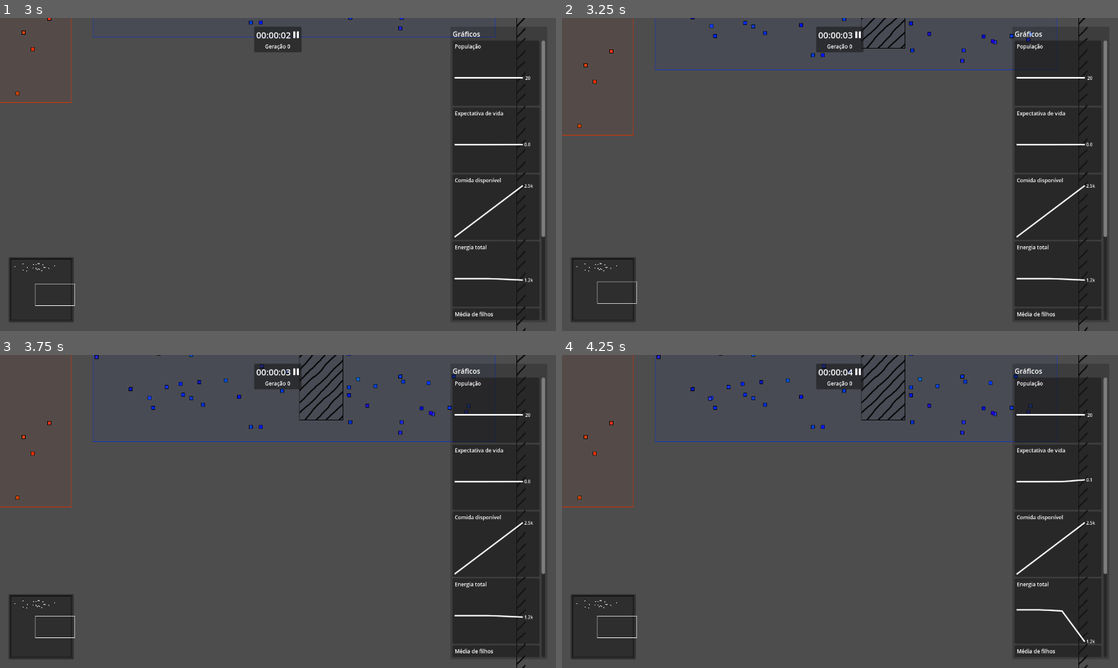
Above: before the commit, frames 1-4 (two rows, left to right).
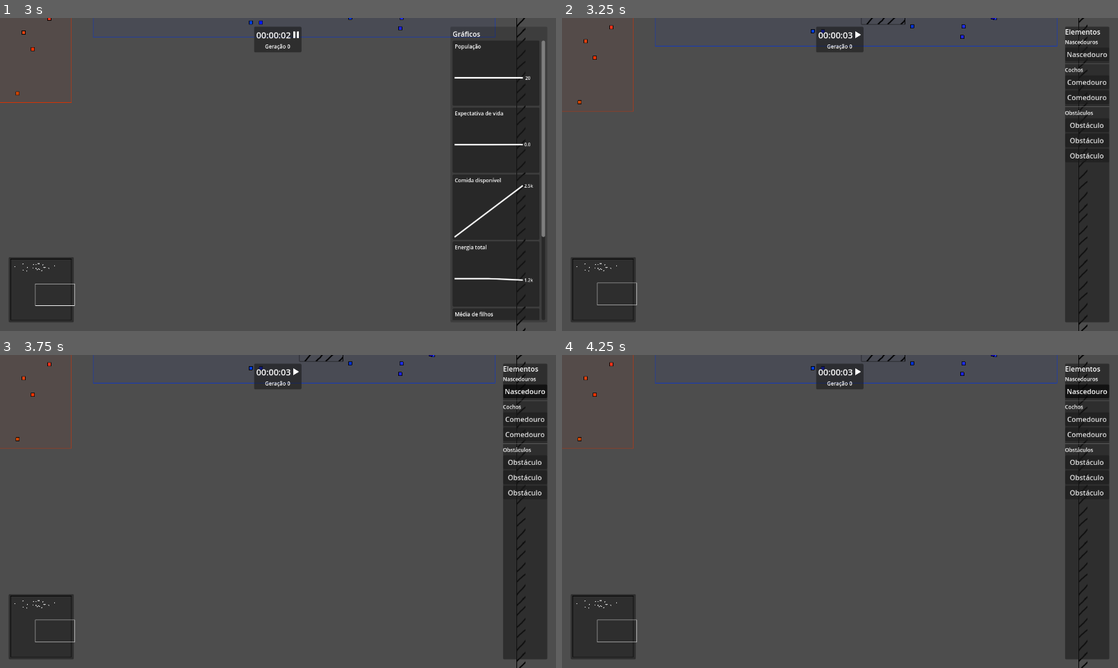
Above: after the commit, the same moments.

Repository: rodrigo-borges/attract-repel
Game: Godot game, scene res://world/world.tscn
The game is run twice, just before and just after one commit, with the same random seed, the same clock (stepped at 60 frames per second) and the same inputs. The project has no main scene, so this scene is started directly.
Inputs (mouse positions are in pixels of both pictures, inside the frame that each line leads up to):
- Up to frame 1 (3 s): tap Enter at 0.5 s; move the mouse to (400, 158) at 0.52 s; hold D (right) 0.53-1.28 s; hold F (follow) 0.53-1.28 s; click (400, 158) at 0.8 s; move the mouse to (166, 190) at 1.27 s; hold S (down) 1.28-2.03 s; click (166, 190) at 1.35 s; tap Mouse wheel up (zoom_in) at 1.55 s; move the mouse to (333, 105) at 2.02 s; hold D (right) 2.03-2.78 s; hold Mouse wheel up (zoom_in) 2.03-2.78 s; tap Mouse wheel down (zoom_out) at 2.3, 2.85 s; move the mouse to (250, 237) at 2.77 s; hold W (up) from 2.78 s (still down)
- Up to frame 2 (3.25 s): keep holding W (up); tap Tab (toggle_game_mode, bound only after the commit) at 3.05 s
- Up to frame 3 (3.75 s): release W (up) at 3.5 s; click (522, 392) at 3.5 s, where only the run after the commit has a clickable "Nascedouro"
- Up to frame 4 (4.25 s): no input

Frame 1 is identical in both runs. In frame 2, 10% of the frame differs, in the area x 0-99%, y 0-100%; in frame 3, 11%; in frame 4, 11%.

Commit message:
Permite selecionar, mover e deformar elementos do mundo

Diff:
--- a/camera/camera.gd
+++ b/camera/camera.gd
@@ -1,5 +1,7 @@
 extends Camera2D
 class_name Camera
+
+signal zoom_changed()
 
 @export var zoom_enabled:bool = true
 @export var zoom_intensity:float = 1.3
@@ -48,12 +50,14 @@
 				tween.tween_property(self, "zoom", zoom*zoom_intensity, zoom_duration).set_trans(Tween.TRANS_CUBIC)
 			else:
 				zoom *= zoom_intensity
+			zoom_changed.emit()
 		elif event.is_action_pressed("zoom_out"):
 			if Engine.time_scale > 0.:
 				var tween:Tween = get_tree().create_tween()
 				tween.tween_property(self, "zoom", zoom/zoom_intensity, zoom_duration).set_trans(Tween.TRANS_CUBIC)
 			else:
 				zoom /= zoom_intensity
+			zoom_changed.emit()
 	if drag_enabled:
 		if event.is_action_pressed("middle_click"):
 			moving = true
--- a/creature_spawner/creature_spawner.gd
+++ b/creature_spawner/creature_spawner.gd
@@ -13,6 +13,10 @@
 func _draw() -> void:
 	draw_rect(data.area, data.color_mean*Color(1.,1.,1.,.05))
 	draw_rect(data.area, data.color_mean, false)
+
+func update() -> void:
+	if data != null:
+		queue_redraw()
 
 func spawn_creatures() -> void:
 	for _i in data.amount:
--- /dev/null
+++ b/editable_rect/editable_rect.gd
@@ -0,0 +1,106 @@
+extends Node2D
+class_name EditableRect
+
+static var scene_path:String = "res://editable_rect/editable_rect.tscn"
+
+signal started_editing()
+signal rect_updated()
+
+@export var rect:Rect2
+@export var color:Color
+@export var camera_zoom:Vector2 = Vector2.ONE
+@onready var handles:Dictionary[String, CollisionObject2D] = {
+    "NW":find_child("HandleNW"), "NE":find_child("HandleNE"),
+    "SE":find_child("HandleSE"), "SW":find_child("HandleSW")}
+@onready var dragger:CollisionObject2D = find_child("Dragger")
+var hovered_element:CollisionObject2D
+var selected_element:CollisionObject2D
+var scaling:bool
+var x_affected:CollisionObject2D
+var y_affected:CollisionObject2D
+var dragging:bool
+var previous_mouse_position:Vector2
+
+
+func _ready() -> void:
+    for h in handles:
+        handles[h].mouse_entered.connect(_on_mouse_entered_element.bind(handles[h]))
+        handles[h].mouse_exited.connect(_on_mouse_exited_element.bind(handles[h]))
+    dragger.mouse_entered.connect(_on_mouse_entered_element.bind(dragger))
+    dragger.mouse_exited.connect(_on_mouse_exited_element.bind(dragger))
+    update()
+
+func _process(_delta:float) -> void:
+    if dragging or scaling:
+        var mouse_position:Vector2 = get_viewport().get_mouse_position()
+        var dist:Vector2 = (mouse_position - previous_mouse_position) / camera_zoom
+        if dragging:
+            handles["NW"].position += dist
+            handles["SE"].position += dist
+        if scaling:
+            x_affected.position.x += dist.x
+            y_affected.position.y += dist.y
+        update_rect_from_handles()
+        update()
+        queue_redraw()
+    previous_mouse_position = get_viewport().get_mouse_position()
+
+func _unhandled_input(event:InputEvent) -> void:
+    if event.is_action_pressed("left_click"):
+        if hovered_element != null:
+            selected_element = hovered_element
+            if selected_element == dragger:
+                dragging = true
+            else:
+                scaling = true
+                var scaling_ref:String = handles.find_key(selected_element)
+                match scaling_ref:
+                    "NW":
+                        x_affected = handles["NW"]
+                        y_affected = handles["NW"]
+                    "NE":
+                        x_affected = handles["SE"]
+                        y_affected = handles["NW"]
+                    "SE":
+                        x_affected = handles["SE"]
+                        y_affected = handles["SE"]
+                    "SW":
+                        x_affected = handles["NW"]
+                        y_affected = handles["SE"]
+            started_editing.emit()
+    if event.is_action_released("left_click"):
+        if dragging or scaling:
+            rect = rect.abs()
+            update()
+            rect_updated.emit()
+            selected_element = null
+            dragging = false
+            scaling = false
+
+func _draw() -> void:
+    draw_rect(rect, color, false)
+
+func update() -> void:
+    handles["NW"].set_position(Vector2(rect.position.x, rect.position.y))
+    handles["NE"].set_position(Vector2(rect.end.x, rect.position.y))
+    handles["SE"].set_position(Vector2(rect.end.x, rect.end.y))
+    handles["SW"].set_position(Vector2(rect.position.x, rect.end.y))
+    dragger.set_position(rect.position + rect.size/2.)
+
+func update_rect_from_handles() -> void:
+    rect.position = handles["NW"].position
+    rect.end = handles["SE"].position
+
+func _on_mouse_entered_element(element:CollisionObject2D) -> void:
+    if hovered_element == null and element != null:
+        hovered_element = element
+
+func _on_mouse_exited_element(element:CollisionObject2D) -> void:
+    if hovered_element == element:
+        hovered_element = null
+
+static func create(_rect:Rect2, _color:Color) -> EditableRect:
+    var edit_rect:EditableRect = load(scene_path).instantiate()
+    edit_rect.rect = _rect
+    edit_rect.color = _color
+    return edit_rect
--- /dev/null
+++ b/editable_rect/editable_rect.tscn
@@ -0,0 +1,57 @@
+[gd_scene load_steps=5 format=3 uid="uid://2di3e4ptictk"]
+
+[ext_resource type="Script" uid="uid://xu43m7dh6154" path="res://editable_rect/editable_rect.gd" id="1_xnyxl"]
+[ext_resource type="Texture2D" uid="uid://cgpdepg81ksvy" path="res://editable_rect/handle.png" id="2_ug4au"]
+[ext_resource type="Texture2D" uid="uid://ch8ba8elg8pj5" path="res://editable_rect/drag_square.png" id="3_tu8jw"]
+
+[sub_resource type="CircleShape2D" id="CircleShape2D_nh5cw"]
+radius = 8.0
+
+[node name="EditableRect" type="Node2D"]
+script = ExtResource("1_xnyxl")
+rect = Rect2(20, 20, 100, 200)
+
+[node name="HandleNW" type="StaticBody2D" parent="."]
+input_pickable = true
+
+[node name="CollisionShape2D" type="CollisionShape2D" parent="HandleNW"]
+shape = SubResource("CircleShape2D_nh5cw")
+
+[node name="Sprite2D" type="Sprite2D" parent="HandleNW"]
+texture = ExtResource("2_ug4au")
+
+[node name="HandleNE" type="StaticBody2D" parent="."]
+input_pickable = true
+
+[node name="CollisionShape2D" type="CollisionShape2D" parent="HandleNE"]
+shape = SubResource("CircleShape2D_nh5cw")
+
+[node name="Sprite2D" type="Sprite2D" parent="HandleNE"]
+texture = ExtResource("2_ug4au")
+
+[node name="HandleSE" type="StaticBody2D" parent="."]
+input_pickable = true
+
+[node name="CollisionShape2D" type="CollisionShape2D" parent="HandleSE"]
+shape = SubResource("CircleShape2D_nh5cw")
+
+[node name="Sprite2D" type="Sprite2D" parent="HandleSE"]
+texture = ExtResource("2_ug4au")
+
+[node name="HandleSW" type="StaticBody2D" parent="."]
+input_pickable = true
+
+[node name="CollisionShape2D" type="CollisionShape2D" parent="HandleSW"]
+shape = SubResource("CircleShape2D_nh5cw")
+
+[node name="Sprite2D" type="Sprite2D" parent="HandleSW"]
+texture = ExtResource("2_ug4au")
+
+[node name="Dragger" type="StaticBody2D" parent="."]
+input_pickable = true
+
+[node name="CollisionShape2D" type="CollisionShape2D" parent="Dragger"]
+shape = SubResource("CircleShape2D_nh5cw")
+
+[node name="Sprite2D" type="Sprite2D" parent="Dragger"]
+texture = ExtResource("3_tu8jw")
--- a/food_spawner/food_spawner.gd
+++ b/food_spawner/food_spawner.gd
@@ -18,6 +18,10 @@
 	draw_rect(data.area, data.color*Color(1.,1.,1.,.05))
 	draw_rect(data.area, data.color, false)
 
+func update() -> void:
+	if data != null:
+		queue_redraw()
+
 func spawn() -> void:
 	var color:Color = data.color + Color(randfn(0., data.color_std), randfn(0., data.color_std), randfn(0., data.color_std))
 	var food:Food = Food.create(color, data.energy_provided, data.decay_time)
--- a/project.godot
+++ b/project.godot
@@ -85,6 +85,11 @@
 "events": [Object(InputEventKey,"resource_local_to_scene":false,"resource_name":"","device":-1,"window_id":0,"alt_press …(192 unchanged characters)…
 ]
 }
+toggle_game_mode={
+"deadzone": 0.2,
+"events": [Object(InputEventKey,"resource_local_to_scene":false,"resource_name":"","device":-1,"window_id":0,"alt_pressed":false,"shift_pressed":false,"ctrl_pressed":false,"meta_pressed":false,"pressed":false,"keycode":0,"physical_keycode":4194306,"key_label":0,"unicode":0,"location":0,"echo":false,"script":null)
+]
+}
 
 [layer_names]
 
--- a/world/world.gd
+++ b/world/world.gd
@@ -11,14 +11,25 @@
 @onready var boundaries:StaticBody2D = find_child("Boundaries")
 @onready var creature_container:Node2D = find_child("Creatures")
 @onready var food_container:Node2D = find_child("Food")
-@onready var camera:WorldCamera = $WorldCamera
+@onready var camera:WorldCamera = find_child("WorldCamera")
 @onready var mini_map:MiniMap = find_child("MiniMap")
+
+@onready var world_elements_container = find_child("WorldElements")
+@onready var creature_spawner_list:Control = find_child("CreatureSpawners")
+@onready var food_spawner_list:Control = find_child("FoodSpawners")
+@onready var obstacle_list:Control = find_child("Obstacles")
+var selected_world_element:Node2D
+var editable_rect:EditableRect
+
+var game_modes:Array[String] = ["sim", "edit"]
+var game_mode:String = "sim"
 
 @onready var clock:Clock = find_child("Clock")
 var current_gen:int = 0
 
 @export var track_period:float = 1.
 var track_timer:Timer
+@onready var charts:Control = find_child("Charts")
 @onready var pop_chart:LineChart = find_child("PopChart")
 @onready var lifespan_chart:LineChart = find_child("LifespanChart")
 @onready var food_chart:LineChart = find_child("FoodChart")
@@ -51,20 +62,26 @@
 	for c_spawner in data.creature_spawners:
 		var spawner = CreatureSpawner.create(c_spawner)
 		spawner.created_creature.connect(spawn_creature)
+		add_child(spawner)
 		creature_spawners.append(spawner)
-		add_child(spawner)
+		var button:WorldElementButton = create_world_element_button(spawner, c_spawner, "Nascedouro")
+		creature_spawner_list.add_child(button)
 
 	for f_spawner in data.food_spawners:
 		var spawner = FoodSpawner.create(f_spawner)
 		spawner.created_food.connect(spawn_food)
 		add_child(spawner)
 		food_spawners.append(spawner)
+		var button:WorldElementButton = create_world_element_button(spawner, f_spawner, "Comedouro")
+		food_spawner_list.add_child(button)
 	call_deferred("spawn_initial_food")
 
 	for obs in data.obstacles:
 		var obstacle = Obstacle.create(obs)
 		add_child(obstacle)
 		obstacles.append(obstacle)
+		var button:WorldElementButton = create_world_element_button(obstacle, obs, "Obstáculo")
+		obstacle_list.add_child(button)
 
 	create_world_boundary(Vector2.DOWN, data.area.position.y)
 	create_world_boundary(Vector2.UP, -data.area.end.y)
@@ -89,21 +106,31 @@
 
 	camera.area = data.area
 	camera.set_position(data.area.position + data.area.size/2.)
+	camera.zoom_changed.connect(_on_world_camera_zoom_changed)
 
 func _process(_delta: float) -> void:
 	pass
 
 func _unhandled_input(event:InputEvent) -> void:
-	if event.is_action_pressed("left_click"):
-		if hovered_creature != null:
-			feature_creature(hovered_creature.data)
-		else:
+	if event.is_action_pressed("toggle_game_mode"):
+		if game_mode == "sim":
+			toggle_edit_mode()
+		elif game_mode == "edit":
+			toggle_sim_mode()
+	if game_mode == "sim":
+		if event.is_action_pressed("left_click"):
+			if hovered_creature != null:
+				feature_creature(hovered_creature.data)
+			else:
+				unfeature_creature()
+		if event.is_action_pressed("escape"):
 			unfeature_creature()
-	if event.is_action_pressed("escape"):
-		unfeature_creature()
-	if event.is_action_pressed("follow"):
-		if selected_creature != null:
-			toggle_follow(followed_creature == null)
+		if event.is_action_pressed("follow"):
+			if selected_creature != null:
+				toggle_follow(followed_creature == null)
+	elif game_mode == "edit":
+		if event.is_action_pressed("escape"):
+			deselect_world_element()
 
 func _draw() -> void:
 	draw_rect(data.area, Color.BLACK, false)
@@ -187,7 +214,8 @@
 	momentum_chart.add_value(c_momentum)
 
 func _on_creature_mouse_entered(creature:CreatureVessel) -> void:
-	hover_creature(creature)
+	if game_mode == "sim":
+		hover_creature(creature)
 
 func _on_creature_mouse_exited(creature:CreatureVessel) -> void:
 	if hovered_creature == creature:
@@ -301,3 +329,58 @@
 		camera.followed_node = null
 		follow_bt.set_pressed_no_signal(false)
 		followed_creature = null
+
+func select_world_element(element:Node2D) -> void:
+	if element == selected_world_element:
+		return
+	elif selected_world_element != null:
+		deselect_world_element()
+	if "data" in element and "area" in element.data:
+		editable_rect = EditableRect.create(element.data.area, Color.WHITE)
+		add_child(editable_rect)
+		editable_rect.camera_zoom = camera.zoom
+		editable_rect.started_editing.connect(func(): selected_world_element.set_visible(false))
+		editable_rect.rect_updated.connect(func():
+			selected_world_element.data.area = editable_rect.rect
+			selected_world_element.update()
+			selected_world_element.set_visible(true))
+		selected_world_element = element
+
+func deselect_world_element() -> void:
+	if selected_world_element != null:
+		if editable_rect != null:
+			editable_rect.queue_free()
+			editable_rect = null
+		selected_world_element = null
+
+func create_world_element_button(element:Node2D, _data:Resource, text:String) -> WorldElementButton:
+	var button = WorldElementButton.create(_data)
+	button.set_text(text)
+	button.toggled.connect(_on_world_element_button_toggled.bind(element))
+	return button
+
+func _on_world_element_button_toggled(toggled_on:bool, world_element:Node2D) -> void:
+	if toggled_on:
+		select_world_element(world_element)
+	else:
+		if selected_world_element == world_element:
+			deselect_world_element()
+
+func _on_world_camera_zoom_changed() -> void:
+	if editable_rect != null:
+		editable_rect.camera_zoom = camera.zoom
+
+func toggle_edit_mode() -> void:
+	clock.toggle_pause(true)
+	unhover_creature()
+	unfeature_creature()
+	uncompare_creature()
+	charts.set_visible(false)
+	world_elements_container.set_visible(true)
+	game_mode = "edit"
+
+func toggle_sim_mode() -> void:
+	deselect_world_element()
+	world_elements_container.set_visible(false)
+	charts.set_visible(true)
+	game_mode = "sim"
--- a/world/world.tscn
+++ b/world/world.tscn
@@ -13,6 +13,7 @@
 [ext_resource type="Texture2D" uid="uid://33r1i1onh2nf" path="res://obstacle/obstacle_texture.png" id="5_ocfjn"]
 [ext_resource type="PackedScene" uid="uid://y4xw1cr1uk76" path="res://creature_card/creature_card.tscn" id="6_sit8l"]
 [ext_resource type="PackedScene" uid="uid://4ucbadkjd5g2" path="res://family_tree/family_tree.tscn" id="8_ugd32"]
+[ext_resource type="LabelSettings" uid="uid://bse0aa8ieynyj" path="res://world/hud/category_label_setting.tres" id="14_dqqhb"]
 
 [sub_resource type="Resource" id="Resource_ov2xu"]
 script = ExtResource("2_ov2xu")
@@ -247,3 +248,59 @@
 [node name="FamilyTree" parent="HUD/MarginContainer/TreeContainer/MarginContainer/VBoxContainer/SubViewportContainer/SubViewport" instance=ExtResource("8_ugd32")]
 layers_above = 3
 layers_below = 3
+
+[node name="WorldElements" type="PanelContainer" parent="HUD/MarginContainer"]
+visible = false
+layout_mode = 2
+size_flags_horizontal = 8
+
+[node name="MarginContainer" type="MarginContainer" parent="HUD/MarginContainer/WorldElements"]
+layout_mode = 2
+
+[node name="VBoxContainer" type="VBoxContainer" parent="HUD/MarginContainer/WorldElements/MarginContainer"]
+layout_mode = 2
+
+[node name="Label" type="Label" parent="HUD/MarginContainer/WorldElements/MarginContainer/VBoxContainer"]
+layout_mode = 2
+text = "Elementos"
+
+[node name="ScrollContainer" type="ScrollContainer" parent="HUD/MarginContainer/WorldElements/MarginContainer/VBoxContainer"]
+layout_mode = 2
+size_flags_vertical = 3
+horizontal_scroll_mode = 0
+
+[node name="MarginContainer" type="MarginContainer" parent="HUD/MarginContainer/WorldElements/MarginContainer/VBoxContainer/ScrollContainer"]
+layout_mode = 2
+
+[node name="VBoxContainer" type="VBoxContainer" parent="HUD/MarginContainer/WorldElements/MarginContainer/VBoxContainer/ScrollContainer/MarginContainer"]
+layout_mode = 2
+
+[node name="CreatureSpawners" type="VBoxContainer" parent="HUD/MarginContainer/WorldElements/MarginContainer/VBoxContainer/ScrollContainer/MarginContainer/VBoxContainer"]
+layout_mode = 2
+
+[node name="Label" type="Label" parent="HUD/MarginContainer/WorldElements/MarginContainer/VBoxContainer/ScrollContainer/MarginContainer/VBoxContainer/CreatureSpawners"]
+layout_mode = 2
+text = "Nascedouros"
+label_settings = ExtResource("14_dqqhb")
+
+[node name="HSeparator" type="HSeparator" parent="HUD/MarginContainer/WorldElements/MarginContainer/VBoxContainer/ScrollContainer/MarginContainer/VBoxContainer"]
+layout_mode = 2
+
+[node name="FoodSpawners" type="VBoxContainer" parent="HUD/MarginContainer/WorldElements/MarginContainer/VBoxContainer/ScrollContainer/MarginContainer/VBoxContainer"]
+layout_mode = 2
+
+[node name="Label" type="Label" parent="HUD/MarginContainer/WorldElements/MarginContainer/VBoxContainer/ScrollContainer/MarginContainer/VBoxContainer/FoodSpawners"]
+layout_mode = 2
+text = "Cochos"
+label_settings = ExtResource("14_dqqhb")
+
+[node name="HSeparator2" type="HSeparator" parent="HUD/MarginContainer/WorldElements/MarginContainer/VBoxContainer/ScrollContainer/MarginContainer/VBoxContainer"]
+layout_mode = 2
+
+[node name="Obstacles" type="VBoxContainer" parent="HUD/MarginContainer/WorldElements/MarginContainer/VBoxContainer/ScrollContainer/MarginContainer/VBoxContainer"]
+layout_mode = 2
+
+[node name="Label" type="Label" parent="HUD/MarginContainer/WorldElements/MarginContainer/VBoxContainer/ScrollContainer/MarginContainer/VBoxContainer/Obstacles"]
+layout_mode = 2
+text = "Obstáculos"
+label_settings = ExtResource("14_dqqhb")
--- /dev/null
+++ b/world_element/world_element_button.gd
@@ -0,0 +1,11 @@
+extends Button
+class_name WorldElementButton
+
+static var scene_path:String = "res://world_element/world_element_button.tscn"
+
+var data:Resource
+
+static func create(_data:Resource) -> WorldElementButton:
+    var button:WorldElementButton = load(scene_path).instantiate()
+    button.data = _data
+    return button
--- /dev/null
+++ b/world_element/world_element_button.tscn
@@ -0,0 +1,13 @@
+[gd_scene load_steps=3 format=3 uid="uid://deogh8hexnat5"]
+
+[ext_resource type="ButtonGroup" uid="uid://d05mux3mkwi3h" path="res://world_element/world_elements_bt_group.tres" id="1_7mhu8"]
+[ext_resource type="Script" uid="uid://cr3fouhglvxxy" path="res://world_element/world_element_button.gd" id="2_1w8nk"]
+
+[node name="WorldElementButton" type="Button"]
+offset_right = 8.0
+offset_bottom = 8.0
+focus_mode = 0
+toggle_mode = true
+button_group = ExtResource("1_7mhu8")
+text = "Cocho"
+script = ExtResource("2_1w8nk")
--- /dev/null
+++ b/world_element/world_elements_bt_group.tres
@@ -0,0 +1,5 @@
+[gd_resource type="ButtonGroup" format=3 uid="uid://d05mux3mkwi3h"]
+
+[resource]
+resource_local_to_scene = false
+allow_unpress = true
Binary file added: editable_rect/drag_square.png
Not shown, added: editable_rect/drag_square.png.import
Not shown, added: editable_rect/editable_rect.gd.uid
Binary file added: editable_rect/handle.png
Not shown, added: editable_rect/handle.png.import
Not shown: 1 places in world/world.tscn that only renumber resources
Not shown, added: world_element/world_element_button.gd.uid
Not shown, changed: README.md
